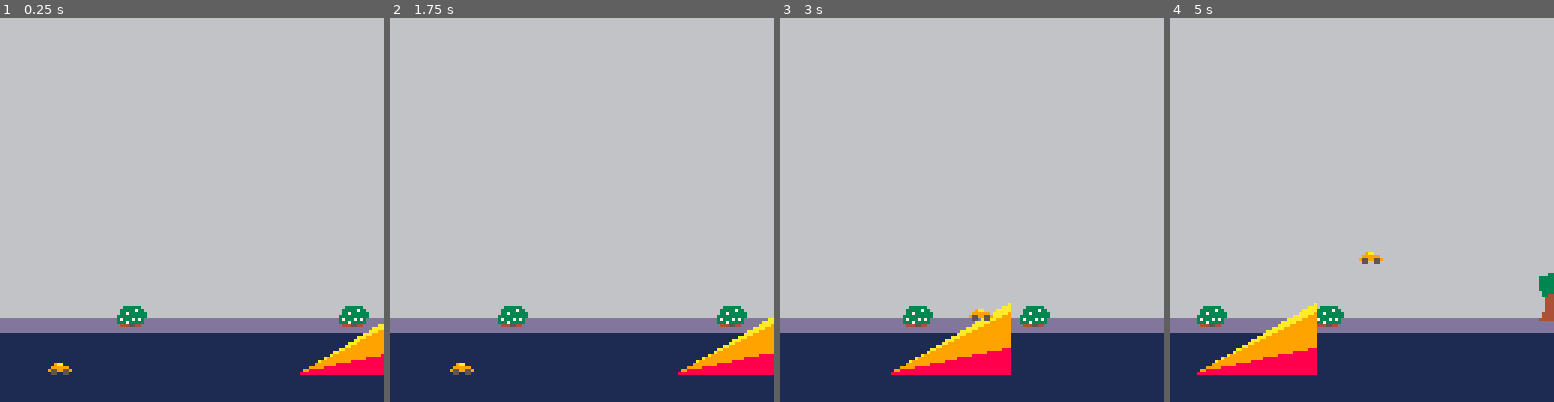
Above: before the commit, frames 1-4 (left to right).
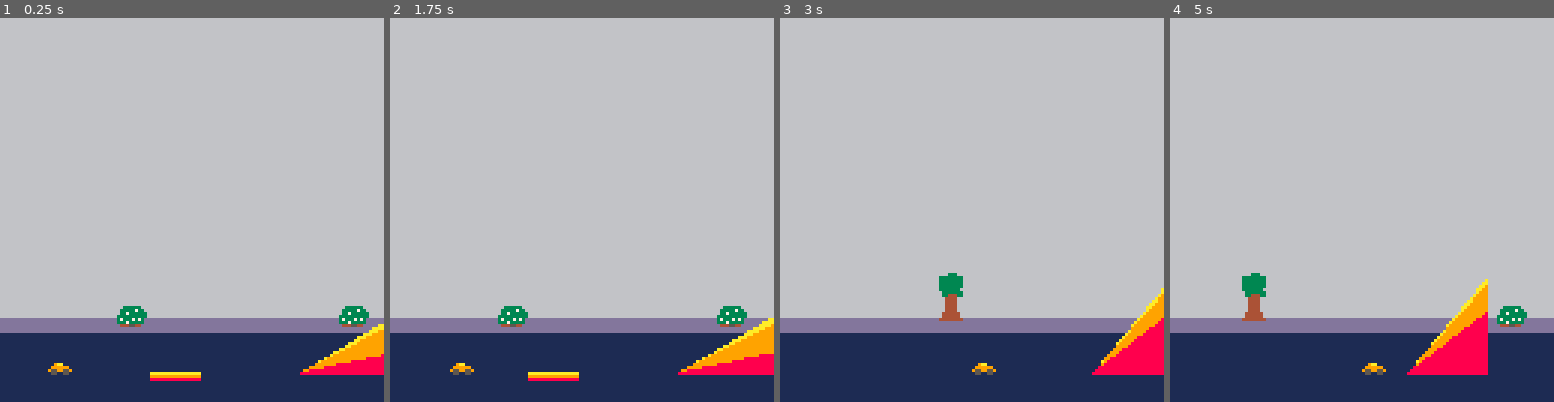
Above: after the commit, the same moments.

Repository: broquaint/pico8-carts
Game: PICO-8 cartridge racer.p8
Two runs of this game, one before a commit and one after it. Both use one fixed random seed, a clock stepped at 60 frames per second and the inputs below.
Inputs:
- Up to frame 1 (0.25 s): no input
- Up to frame 2 (1.75 s): tap X (X key) at 0.33, 1.07 s; tap O (Z key) at 0.7, 1.7 s; hold Right from 1.6 s (still down)
- Up to frame 3 (3 s): tap X (X key) at 1.85, 2.97 s; release Right at 2.1 s; tap O (Z key) at 2.1, 2.5, 2.9 s; hold Up 2.15-2.42 s; hold Right from 2.47 s (still down)
- Up to frame 4 (5 s): release Right at 3.03 s; hold Left 3.08-3.58 s; tap O (Z key) every 0.4 s from 3.3 to 4.9 s; hold Down 3.63-3.97 s; hold Right 4.02-4.68 s; tap X (X key) at 4.08 s; hold Up from 4.73 s (still down)

The runs differ from the first frame. In frame 1, 0.3% of the frame differs, in the area x 39-53%, y 92-95%; in frame 2, 0.3%; in frame 3, 6.6%; in frame 4, 8.1%, in the area x 7-100%, y 60-93%.

Commit message:
Add concept of boosters
Another limited period of acceleration. But it's not very interesting
yet and the game feels are a good way off.

Diff:
--- a/racer.p8
+++ b/racer.p8
@@ -37,6 +37,7 @@
       jumping = false,
       past = {},
       len = 0,
+      boosted_at = false,
    }
 
    scene = {
@@ -52,7 +53,11 @@
 
    ramps = {
       { angle = 30, length = 45, at = { 100, g_racing_line } },
-      { angle = 50, length = 40, at = { 240, g_racing_line } },
+      { angle = 50, length = 40, at = { 255, g_racing_line } },
+   }
+
+   boosters = {
+      { length = 16, boost = 1.5, at = { 50, g_racing_line } }
    }
 end
 
@@ -61,7 +66,7 @@
       deli(car.past, 1)
    end
 
-   add(car.past, {x = car.x, y = car.y + 8})
+   -- add(car.past, {x = car.x, y = car.y + 8})
 end
 
 function respect_incline(r)
@@ -74,6 +79,7 @@
    if(car.dy > 0) car.dy *= 1.01
    car.y  += car.dy
 
+   -- TODO Implement a bounce!
    if car.y > g_car_line then
       car.y = g_car_line
       car.dy = 0
@@ -94,30 +100,52 @@
    return false
 end
 
+function on_booster()
+   for b in all(boosters) do
+      if (car.x+4) > b.at[1] and (car.x+4) < (b.at[1] + b.length)
+      and car.y == g_car_line then
+         return b
+      end
+   end
+   return false
+end
+
 function update_car()
    local accelerating = btn(b_right) or btn(b_left)
 
    if btn(b_right) then
-      car.speed += car.accel
+      if (car.speed + car.accel) < g_top_speed then
+         car.speed += car.accel
+      end
    end
 
    if btn(b_left) then
-      car.speed -= car.accel
-   end
-
-   -- TODO Increase friction on ramp relative to angle
-   car.speed *= g_friction
-   if not accelerating then
+      -- TODO Speed going backward should be lower
+      if abs(car.speed - car.accel) < g_top_speed then
+         car.speed -= car.accel
+      end
+   end
+
+   local r = on_ramp()
+   if not car.boosted_at or t() - car.boosted_at > 0.5 then
+      -- TODO Make this more gradual, probably need to move away from linear speed.
       car.speed *= g_friction
-   end
-
-   local r = on_ramp()
-   if r then
-      car.speed *= g_friction * 0.95 - (r.angle/1000)
-   end
-
-   if(abs(car.speed) > g_top_speed) then
-      car.speed = sgn(car.speed) * g_top_speed
+      if not accelerating then
+         car.speed *= g_friction
+      end
+
+      if r then
+         -- TODO Improve friction relative to ramp.
+         car.speed *= g_friction * 0.95 - (r.angle/1000)
+      end
+
+      car.boosted_at = false
+   end
+
+   local b = on_booster()
+   if b and not car.boosted then
+      car.speed += b.boost
+      car.boosted_at = t()
    end
 
    track_car()
@@ -126,8 +154,11 @@
    if next_pos > g_edge_lhs and next_pos < g_edge_rhs then
       -- TODO throttle movement when in the air
       car.x += car.speed
-   end
-
+   elseif next_pos > g_edge_rhs then
+      car.x = g_edge_rhs
+   end
+
+   -- TODO Handle landing on a ramp!
    if r and not car.jumping then
       -- These are offsets relative to where the car is on the ramp.
       local car_x = (car.x+4) - r.at[1]
@@ -174,6 +205,13 @@
              length = randx(40) + 20,
              at = { 460, g_racing_line }
       })
+      if randx(2) == 1 then
+         add(boosters, {
+                length = randx(30) + 10,
+                boost = 1 + rnd(),
+                at = { 400, g_racing_line }
+         })
+      end
    end
 end
 
@@ -189,6 +227,11 @@
    end
 
    populate_future_ramps()
+
+
+   for b in all(boosters) do
+      b.at[1] += -car.speed
+   end
 end
 
 function _update()
@@ -230,6 +273,16 @@
             line(rx, ry, x, ly, col)
             slope -= 1
          end
+      end
+   end
+
+   for b in all(boosters) do
+      if b.at[1] > -b.length and b.at[1] < 128 then
+         local bx0 = b.at[1]
+         local bx1 = bx0 + b.length
+         line(bx0, g_racing_line, bx1, g_racing_line, yellow)
+         line(bx0, g_racing_line + 1, bx1, g_racing_line + 1, orange)
+         line(bx0, g_racing_line + 2, bx1, g_racing_line + 2, red)
       end
    end
 end
